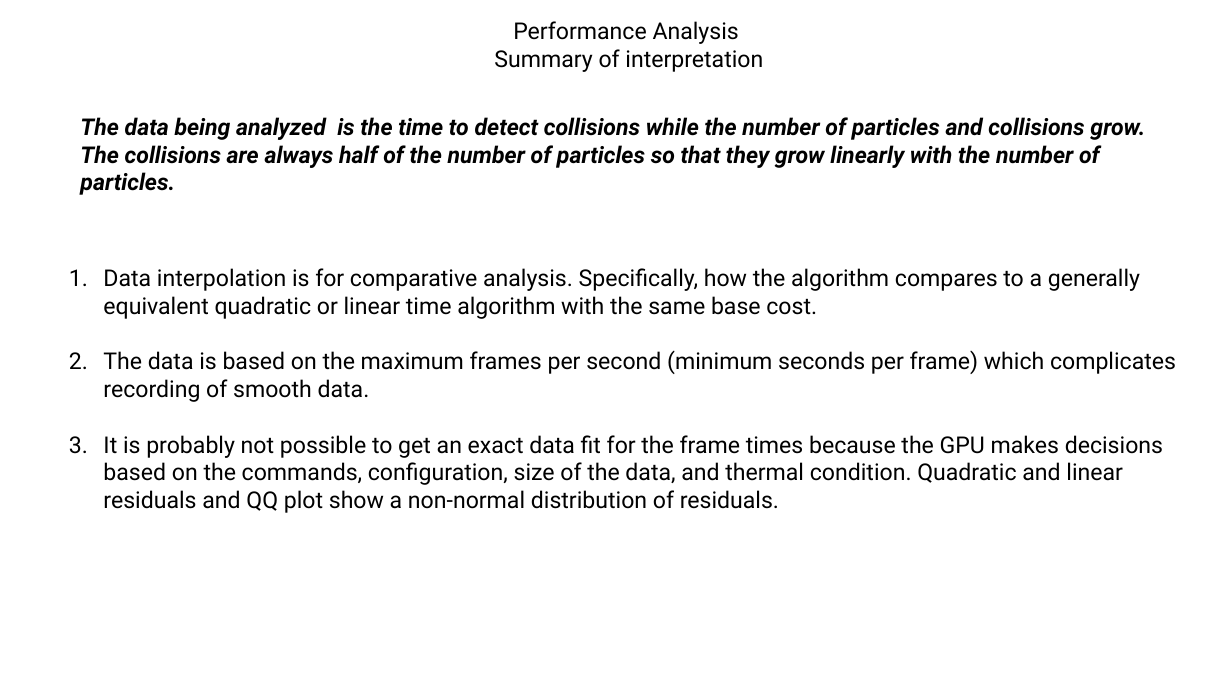
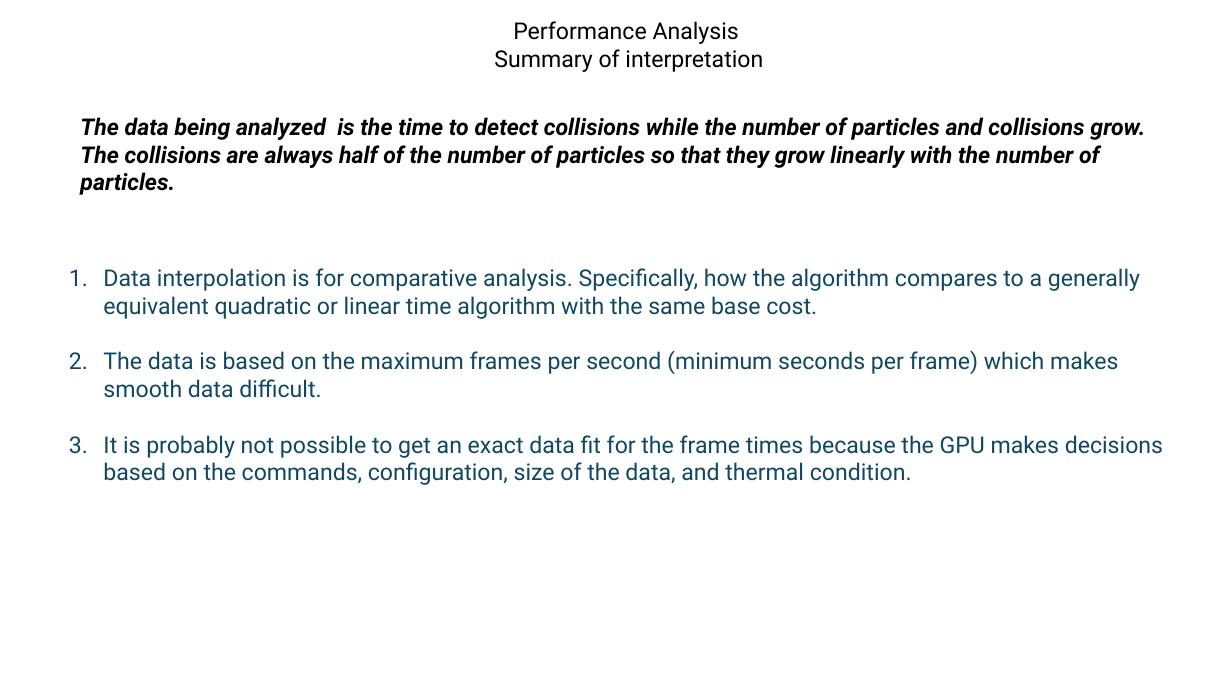
Before and after one commit to fieldparticle/gPCD, a slide deck: slide 3 of python/cfg_reports/worksheets/gPCD Data Anaylisis.pptx. Drawn at 1232x693 pixels with LibreOffice and Linux fonts; fonts in the diff are those of the drawing. Boxes give left, top, right and bottom in pixels: in the first picture for what was removed or moved away, otherwise in the second. Text is boxed around its words. In the diff, an @@ line names an element or a change of style, - is before the commit and + after.

```diff
--- a/python/cfg_reports/worksheets/gPCD Data Anaylisis.pptx
+++ b/python/cfg_reports/worksheets/gPCD Data Anaylisis.pptx
@@ text at <box>103,268,1140,319</box>: text colour #000000 to #104862 in "Data interpolation is for comparative analysis. Specifically ..." @@
@@ text at <box>103,350,1163,485</box>: text changed; text colour #000000 to #104862 @@
-2. The data is based on the maximum frames per second (minimum seconds per frame) which complicates recording of smooth data.
-3. It is probably not possible to get an exact data fit for the frame times because the GPU makes decisions based on the commands, configuration, size of the data, and thermal condition. Quadratic and linear residuals and QQ plot show a non-normal distribution of residuals.
+2. The data is based on the maximum frames per second (minimum seconds per frame) which makes smooth data difficult.
+3. It is probably not possible to get an exact data fit for the frame times because the GPU makes decisions based on the commands, configuration, size of the data, and thermal condition.
```
Also in this commit, not shown: 5 other slides changed, 2 slides added, 37 other files.
